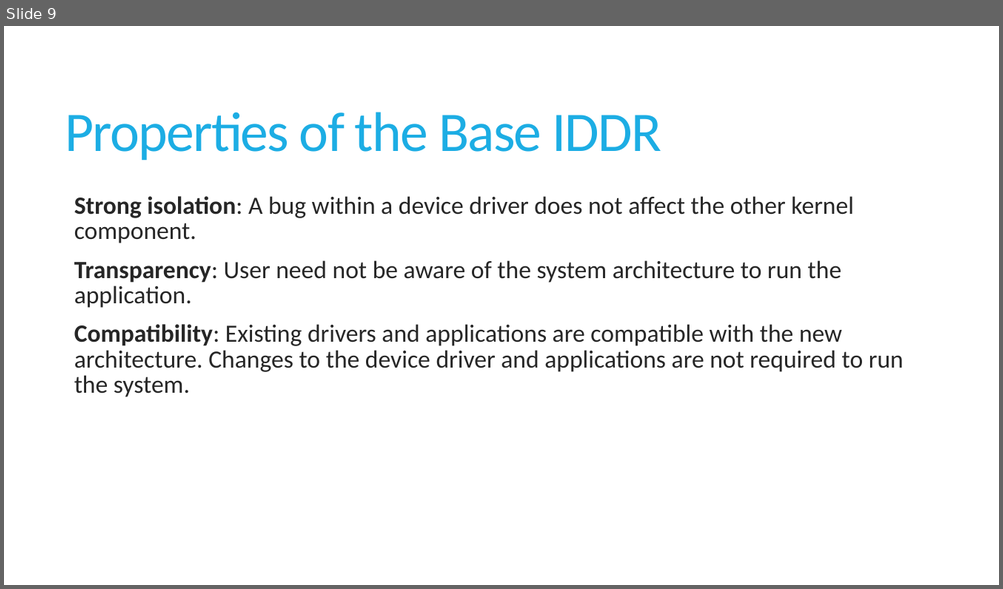
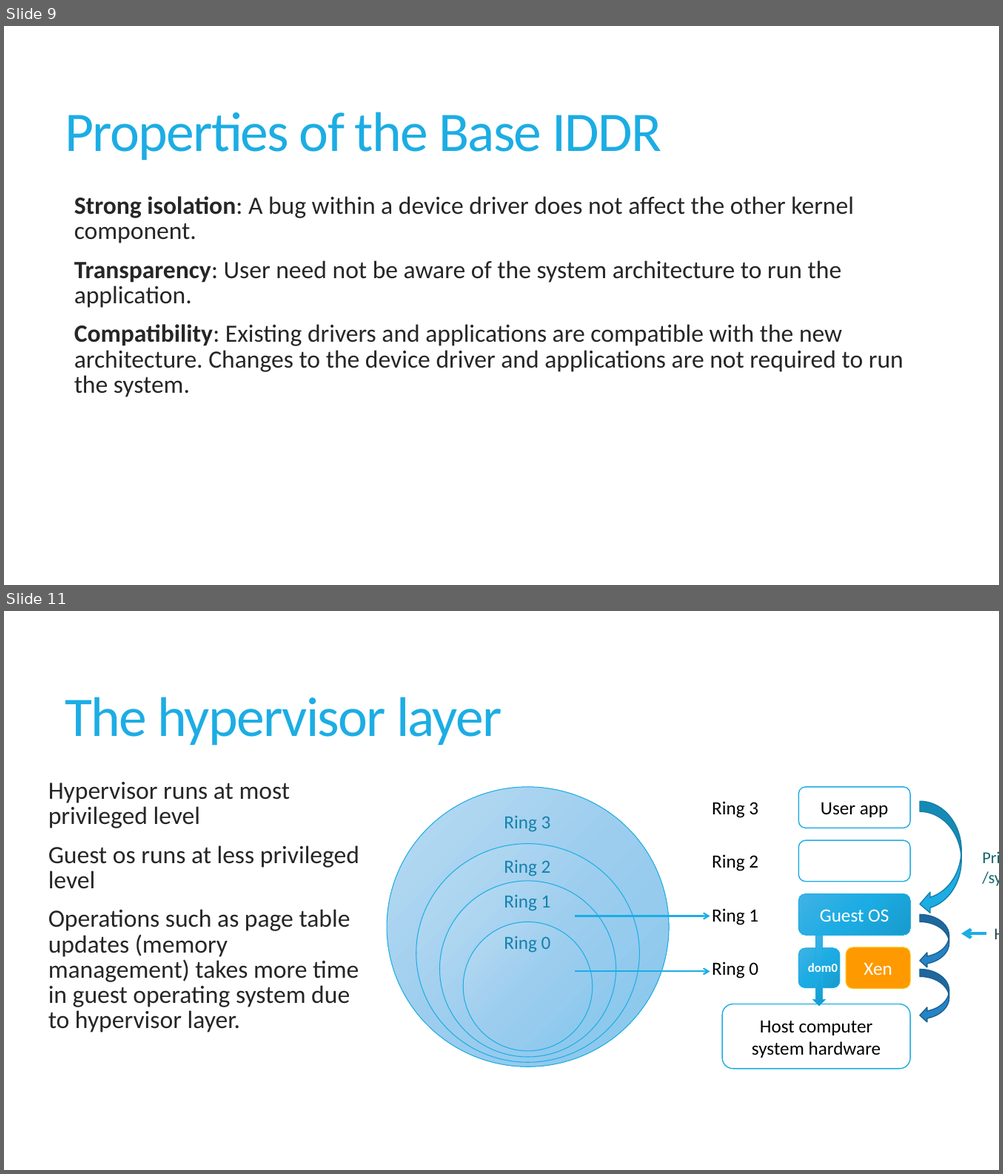
Before and after one commit to sushirol/Isolated-Driver-Domain, a slide deck: doc/presentation/IDDR.pptx. Shown one above the other, each under a label of ours: slide 9 before the commit, slides 9 and 11 after it; the slides between them are not shown. The pictures are 1003x589 and 1003x1174 pixels, drawn with LibreOffice and Linux fonts; fonts in the diff are those of the drawing. Boxes give left, top, right and bottom in pixels: in the first picture for what was removed or moved away, otherwise in the second. Text is boxed around its words. In the diff, an @@ line names an element or a change of style, - is before the commit and + after.

```diff
--- a/doc/presentation/IDDR.pptx
+++ b/doc/presentation/IDDR.pptx
@@ slide 11 added at [4,611,999,1170], background #FFFFFF @@
@@ title added at [65,697,502,746], 54 pt, text #1CADE4 @@
+The hypervisor layer
@@ text added at [48,782,359,1033], 24 pt, text #262626 @@
+  Hypervisor runs at most privileged level
+  Guest os runs at less privileged level
+  Operations such as page table updates (memory management) takes more time in guest operating system due to hypervisor layer.
@@ ellipse added at [387,787,669,1067], fill gradient #B9DBF2 to #9CCEEE to #88C7EE, outline #1CADE4 0.75 pt @@
@@ rounded rectangle added at [799,787,910,828], fill #FFFFFF, outline #1CADE4 1 pt, 18 pt, text #000000 @@
+User app
@@ text added at [711,801,758,818], 18 pt, text #000000 @@
+Ring 3
@@ curved left arrow added at [919,801,962,914], fill #1CADE4, outline #1580A9 1 pt @@
@@ text added at [504,816,551,832], 18 pt, text #1482AC @@
+Ring 3
@@ ellipse added at [416,844,639,1062], fill gradient #B9DBF2 to #9CCEEE to #88C7EE, outline #1CADE4 0.75 pt @@
@@ text added at [711,854,758,871], 18 pt, text #000000 @@
+Ring 2
@@ rounded rectangle added at [799,841,910,882], fill #FFFFFF, outline #1CADE4 1 pt @@
@@ text added at [975,844,999,891], 16 pt, text #13676C @@
+Privileged instruction
+/syscall
@@ text added at [504,860,551,877], 18 pt, text #1482AC @@
+Ring 2
@@ ellipse added at [440,881,616,1057], fill gradient #B9DBF2 to #9CCEEE to #88C7EE, outline #1CADE4 0.75 pt @@
@@ text added at [504,895,551,911], 18 pt, text #1482AC @@
+Ring 1
@@ rounded rectangle added at [799,894,910,936], fill gradient #41B2E6 to #1CADE4 to #199BCD, outline #1CADE4 0.75 pt, 18 pt, text #FFFFFF @@
+Guest OS
@@ arrow added from (575, 916) to (710, 916), #1CADE4 1.5 pt @@
@@ text added at [711,908,758,925], 18 pt, text #000000 @@
+Ring 1
@@ curved left arrow added at [919,914,948,968], fill #2683C6, outline #1C6192 1 pt @@
@@ text added at [987,920,999,948], 16 pt, text #264457 @@
+Hypercall
@@ ellipse added at [463,922,592,1051], fill gradient #B9DBF2 to #9CCEEE to #88C7EE, outline #1CADE4 0.75 pt @@
@@ text added at [504,937,551,953], 18 pt, text #1482AC @@
+Ring 0
@@ down arrow added at [813,936,825,1006], fill gradient #41B2E6 to #1CADE4 to #199BCD, outline #1CADE4 0 pt @@
@@ arrow added from (987, 934) to (962, 934), #1CADE4 3 pt @@
@@ text added at [711,962,758,979], 18 pt, text #000000 @@
+Ring 0
@@ rounded rectangle added at [799,948,839,988], fill gradient #41B2E6 to #1CADE4 to #199BCD, outline #1CADE4 0.75 pt @@
@@ text added at [808,963,837,972], 12 pt, text #FFFFFF, bold @@
+dom0
@@ rounded rectangle added at [845,948,910,988], fill #FF9900, outline #FFC000 0.75 pt, 18 pt, text #FFFFFF @@
+Xen
@@ arrow added from (575, 972) to (710, 972), #1CADE4 1.5 pt @@
@@ curved left arrow added at [919,970,948,1024], fill #2683C6, outline #1C6192 1 pt @@
@@ rounded rectangle added at [722,1004,910,1069], fill #FFFFFF, outline #1CADE4 1 pt, 18 pt, text #000000 @@
+Host computer system hardware
```
Also in this commit, not shown: 2 slides changed, 5 other slides added.
